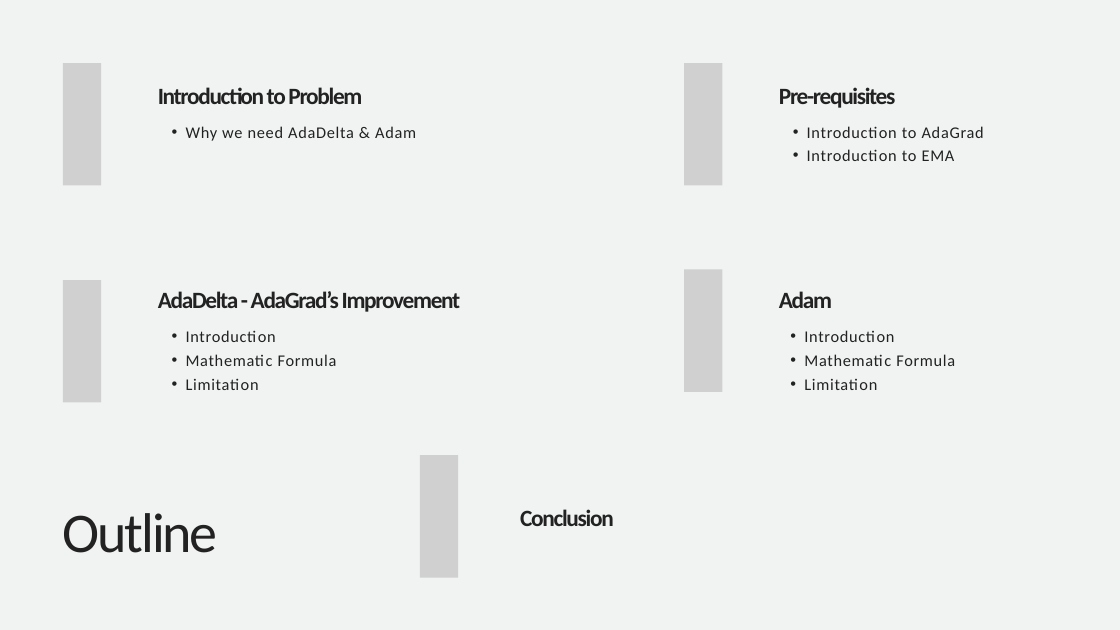
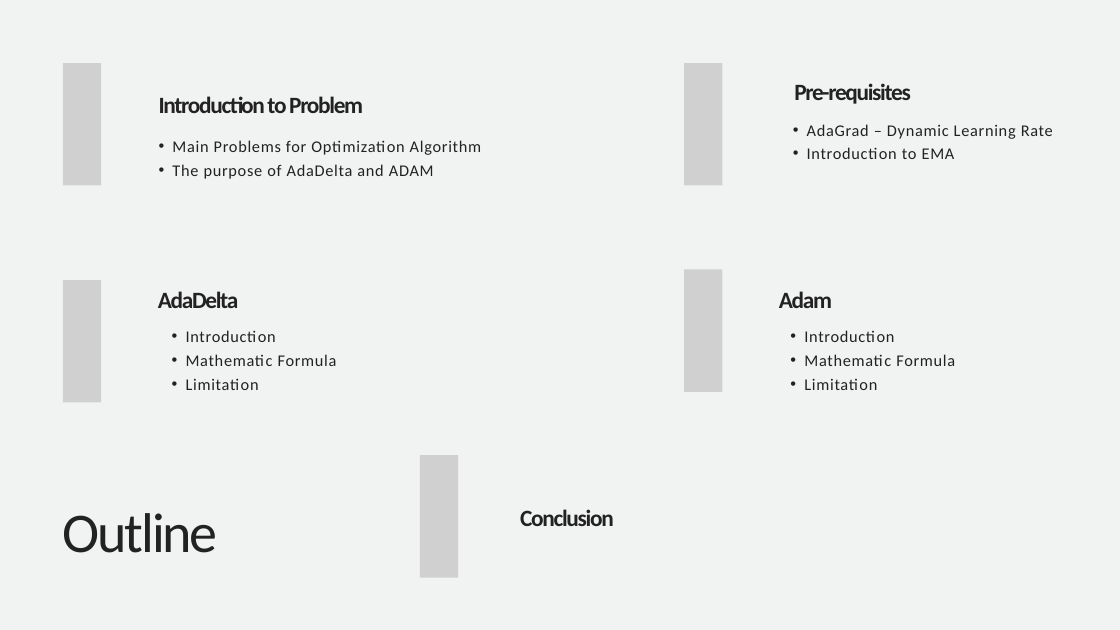
Before and after one commit to hu1909/AdaDelta_and_ADAM, a slide deck: slide 2 of AdaDelta & Adam Algorithm.pptx. Drawn at 1120x630 pixels with LibreOffice and Linux fonts; fonts in the diff are those of the drawing; grey boxes stand for pictures. Boxes give left, top, right and bottom in pixels: in the first picture for what was removed or moved away, otherwise in the second. Text is boxed around its words. In the diff, an @@ line names an element or a change of style, - is before the commit and + after.

```diff
--- a/AdaDelta & Adam Algorithm.pptx
+++ b/AdaDelta & Adam Algorithm.pptx
@@ text "Introduction to Problem": place and size @@
-text "Introduction to Problem" at bbox=[158, 87, 362, 104]
+text "Introduction to Problem" at bbox=[159, 96, 363, 113]
@@ text "Pre-requisites": place and size @@
-text "Pre-requisites" at bbox=[779, 87, 896, 108]
+text "Pre-requisites" at bbox=[794, 83, 911, 104]
@@ text at bbox=[172, 140, 481, 179]: text changed @@
-  • Why we need AdaDelta & Adam
+  • Main Problems for Optimization Algorithm
+  • The purpose of AdaDelta and ADAM
@@ text at bbox=[807, 124, 1053, 139]: text changed @@
-  • Introduction to AdaGrad
+  • AdaGrad – Dynamic Learning Rate
@@ text at bbox=[158, 291, 238, 308]: text changed @@
-AdaDelta - AdaGrad’s Improvement
+AdaDelta
```
Also in this commit, not shown: 6 other slides changed, 2 other files.
